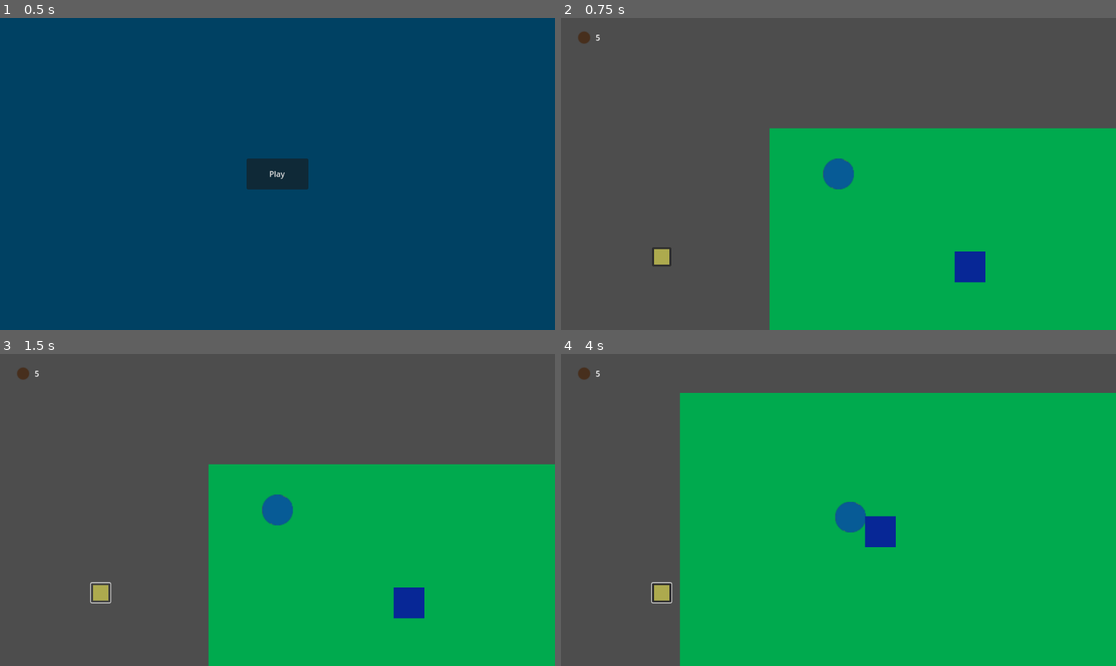
Above: before the commit, frames 1-4 (two rows, left to right).
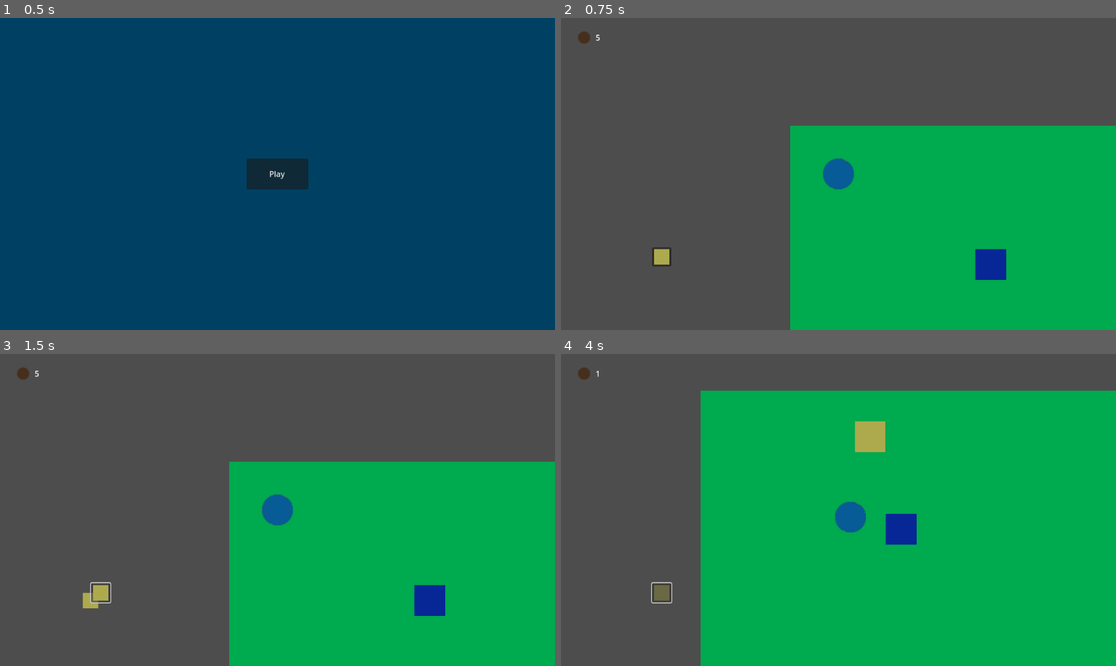
Above: after the commit, the same moments.

Repository: Schmo103/Euclid
Game: Godot game, scene res://menu/menu.tscn
Same seed, same stepped clock (60 frames per second), same inputs: the game is played once before the commit and once after it.
Inputs (mouse positions are in pixels of both pictures, inside the frame that each line leads up to):
- Up to frame 1 (0.5 s): no input
- Up to frame 2 (0.75 s): click "Play" at 0.5 s
- Up to frame 3 (1.5 s): click (99, 594) at 1.25 s
- Up to frame 4 (4 s): tap Enter at 2 s; move the mouse to (960, 494) at 2.02 s; hold D (player_right) 2.03-2.78 s; click (960, 494) at 2.17 s; move the mouse to (727, 525) at 2.77 s; hold S (player_down) 2.78-3.53 s; click (727, 525) at 2.92 s; move the mouse to (894, 441) at 3.52 s; hold D (player_right) from 3.53 s (still down); click (894, 441) at 3.67 s

Frame 1 is identical in both runs. In frame 2, 3.7% of the frame differs, in the area x 37-100%, y 34-100%; in frame 3, 3.9%; in frame 4, 5.3%, in the area x 6-100%, y 5-100%.

Commit message:
Completed build system
Finished the build menu and the build manager

Diff:
--- a/Euclid/art/filler_tileset.tres
+++ b/Euclid/art/filler_tileset.tres
@@ -1,6 +1,7 @@
-[gd_resource type="TileSet" load_steps=3 format=3 uid="uid://dygg4moh6j0tj"]
+[gd_resource type="TileSet" load_steps=5 format=3 uid="uid://dygg4moh6j0tj"]
 
 [ext_resource type="Texture2D" uid="uid://cm6vuj2ilkpwa" path="res://art/filler_art_spritesheet.png" id="1_cxyn6"]
+[ext_resource type="PackedScene" uid="uid://dq3c086d7rslo" path="res://towers/farm_tower/farm_tower.tscn" id="2_prqk0"]
 
 [sub_resource type="TileSetAtlasSource" id="TileSetAtlasSource_n0kkb"]
 texture = ExtResource("1_cxyn6")
@@ -8,6 +9,7 @@
 0:0/0 = 0
 0:0/0/physics_layer_0/linear_velocity = Vector2(0, 0)
 0:0/0/physics_layer_0/angular_velocity = 0.0
+0:0/0/custom_data_0 = "filler"
 1:0/0 = 0
 1:0/0/physics_layer_0/linear_velocity = Vector2(0, 0)
 1:0/0/physics_layer_0/angular_velocity = 0.0
@@ -93,7 +95,14 @@
 13:1/0/physics_layer_0/linear_velocity = Vector2(0, 0)
 13:1/0/physics_layer_0/angular_velocity = 0.0
 
+[sub_resource type="TileSetScenesCollectionSource" id="TileSetScenesCollectionSource_ojnol"]
+resource_name = "towers"
+scenes/0/scene = ExtResource("2_prqk0")
+
 [resource]
 tile_size = Vector2i(32, 32)
 physics_layer_0/collision_layer = 1
+custom_data_layer_0/name = "commodity"
+custom_data_layer_0/type = 4
 sources/0 = SubResource("TileSetAtlasSource_n0kkb")
+sources/1 = SubResource("TileSetScenesCollectionSource_ojnol")
--- a/Euclid/building_system/build_manager.gd
+++ b/Euclid/building_system/build_manager.gd
@@ -5,7 +5,15 @@
 
 var commodity_counts : Dictionary
 
+var building : bool = false
+var tower_to_be_built : TowerStats
+
+
+@export var build_icon : BuildIcon
+
 func _ready() -> void:
+	GameState.build_manager = self
+
 	for c in GameState.commoditys:
 		commodity_counts[c.name] = c.starting_amount
 	update_all_commodity_counts()
@@ -14,19 +22,49 @@
 	building_gui.tower_pressed.connect(_on_tower_pressed)
 
 
-func _on_tower_pressed(tower : TowerStats):
-	if can_pay(tower.price):
-		print("Can pay for " + tower.name)
+func _process(_delta) -> void:
+	if building:
+		var mouse_pos = get_mouse_position()
+		build_icon.position = (mouse_pos - GameState.real_tile_size / 2).snapped(GameState.real_tile_size) + GameState.real_tile_size / 2
+		if can_build():
+			build_icon.set_faded(false)
+			if Input.is_mouse_button_pressed(MOUSE_BUTTON_LEFT):
+				build_tower(tower_to_be_built, mouse_pos)
+				pay_price(tower_to_be_built.price)
+				set_build_mode(false)
+		else:
+			build_icon.set_faded(true)
+		if Input.is_mouse_button_pressed(MOUSE_BUTTON_RIGHT):
+			set_build_mode(false)
 
 
-func build_tower(tower : TowerStats) -> void:
-	pass
+func _on_tower_pressed(tower : TowerStats):
+	tower_to_be_built = tower
+	if can_pay(tower_to_be_built.price):
+		set_build_mode(true)
+		build_icon.texture = tower_to_be_built.icon
+
+
+func set_build_mode(b : bool) -> void:
+		building = b
+		build_icon.visible = b
+
+
+func build_tower(tower : TowerStats, cell_pos : Vector2) -> void:
+	var cp : Vector2i = Vector2i(pos_to_tile(cell_pos))
+	GameState.solid_tile_map.set_cell(0, cp, tower.source_id, Vector2i.ZERO, tower.alternative_tile_id)
+
+
+func pay_price(price : Dictionary) -> void:
+	for commodity in price:
+		add_commodities(commodity, price[commodity] * -1)
+
 
 
 #function to add or subtract commodity amount from commodity count (count can be a negative int)
 func add_commodities(commodity : String, count : int) -> void:
 	if commodity_counts.has(commodity):
-		commodity_counts[commodity] = count
+		commodity_counts[commodity] += count
 		update_all_commodity_counts()
 		update_all_tower_buttons()
 	else:
@@ -55,6 +93,19 @@
 	return true
 
 
+func can_build() -> bool:
+	return build_icon.get_area_overlapping_bodies().size() == 0
+
+
 func update_all_commodity_counts() -> void:
 	for commodity in commodity_counts:
 		building_gui.set_commodity_count(commodity, commodity_counts[commodity])
+
+
+func pos_to_tile(p : Vector2) -> Vector2:
+	return (p - GameState.real_tile_size / 2).snapped(GameState.real_tile_size) / GameState.real_tile_size
+
+
+func get_mouse_position() -> Vector2:
+	var cam = get_viewport().get_camera_2d()
+	return get_viewport().get_mouse_position() + cam.get_screen_center_position() - Vector2(DisplayServer.window_get_size() / 2)
--- /dev/null
+++ b/Euclid/building_system/building_gui/build_icon.gd
@@ -0,0 +1,19 @@
+class_name BuildIcon
+extends Sprite2D
+
+@export var faded_modulate : Color = Color(1.0, 1.0, 1.0)
+@onready var area = $Area2D
+
+func _ready() -> void:
+	$Area2D/CollisionShape2D.shape.size = GameState.real_tile_size - Vector2(1, 1)
+
+
+func get_area_overlapping_bodies() -> Array[Node2D]:
+	return area.get_overlapping_bodies()
+
+
+func set_faded(b : bool) -> void:
+	if b:
+		modulate = faded_modulate
+	else:
+		modulate = Color(1.0, 1.0, 1.0)
--- a/Euclid/game_state/game_state.gd
+++ b/Euclid/game_state/game_state.gd
@@ -1,8 +1,15 @@
+class_name GameStateData
 extends Node
 
 @export var commoditys : Array[Commodity]
 @export var towers : Array[TowerStats]
 
 var building_gui : BuildingGui
+var build_manager : BuildManager
+var flat_tile_map : TileMap
+var solid_tile_map : TileMap
 
-var tile_size := 32
+var tile_size : Vector2 = Vector2(32, 32)
+var tile_scale : Vector2 = Vector2(2, 2)
+
+@onready var real_tile_size = tile_size * tile_scale
--- a/Euclid/player/player.tscn
+++ b/Euclid/player/player.tscn
@@ -7,7 +7,6 @@
 radius = 31.1448
 
 [node name="Player" type="RigidBody2D"]
-position = Vector2(143, 95)
 custom_integrator = true
 max_contacts_reported = 3
 contact_monitor = true
--- a/Euclid/resource_scripts/tower_stats.gd
+++ b/Euclid/resource_scripts/tower_stats.gd
@@ -7,9 +7,9 @@
 
 @export var name : String = ""
 @export var icon : Texture
+@export var price : Dictionary
+@export_enum("UTIL", "DEFENSE") var type : int = types.UTIL
 
-@export var scene : PackedScene
-
-@export var price : Dictionary
-@export var size : Vector2 = Vector2(32, 32)
-@export_enum("UTIL", "DEFENSE") var type : int = types.UTIL
+@export_subgroup("Tile Information")
+@export var source_id : int = -1
+@export var alternative_tile_id : int = -1
--- a/Euclid/resources/tower_resources/farm_tower_stats.tres
+++ b/Euclid/resources/tower_resources/farm_tower_stats.tres
@@ -1,16 +1,15 @@
-[gd_resource type="Resource" script_class="TowerStats" load_steps=4 format=3 uid="uid://dclus14rfvurj"]
+[gd_resource type="Resource" script_class="TowerStats" load_steps=3 format=3 uid="uid://dclus14rfvurj"]
 
 [ext_resource type="Texture2D" uid="uid://d2t34jhxjn023" path="res://art/filler_farm_icon.png" id="1_lo5ek"]
-[ext_resource type="PackedScene" uid="uid://dq3c086d7rslo" path="res://towers/farm_tower.tscn" id="2_gfmai"]
 [ext_resource type="Script" path="res://resource_scripts/tower_stats.gd" id="3_6h2jl"]
 
 [resource]
 script = ExtResource("3_6h2jl")
 name = "farm"
 icon = ExtResource("1_lo5ek")
-scene = ExtResource("2_gfmai")
 price = {
 "filler": 4
 }
-size = Vector2(32, 32)
 type = 0
+source_id = 1
+alternative_tile_id = 0
--- a/Euclid/towers/farm_tower.tscn
+++ /dev/null
@@ -1,3 +0,0 @@
-[gd_scene format=3 uid="uid://dq3c086d7rslo"]
-
-[node name="FarmTower" type="Node2D"]
--- /dev/null
+++ b/Euclid/towers/farm_tower/farm_tower.gd
@@ -0,0 +1,23 @@
+extends Tower
+
+#the commodity type this farm produces
+var commodity_type : String = "filler"
+#the amount this farm produces per cycle
+var production_rate := 1
+
+var cell_pos : Vector2i
+
+
+func _ready() -> void:
+	var cell_size = get_parent().tile_set.tile_size
+	cell_pos = Vector2i(position.x - (cell_size.x / 2), position.y - (cell_size.y / 2)) / cell_size
+	var c = GameState.flat_tile_map.get_cell_tile_data(0, cell_pos)
+	if c != null:
+		var c_type = c.get_custom_data("commodity")
+		if c_type != null and c_type != "":
+			commodity_type = c_type
+
+
+func _on_farm_timer_timeout():
+	if commodity_type != null and commodity_type != "":
+		GameState.build_manager.add_commodities(commodity_type, production_rate)
--- /dev/null
+++ b/Euclid/towers/farm_tower/farm_tower.tscn
@@ -0,0 +1,27 @@
+[gd_scene load_steps=4 format=3 uid="uid://dq3c086d7rslo"]
+
+[ext_resource type="Script" path="res://towers/farm_tower/farm_tower.gd" id="1_05r2u"]
+[ext_resource type="Texture2D" uid="uid://cm6vuj2ilkpwa" path="res://art/filler_art_spritesheet.png" id="2_qk1ss"]
+
+[sub_resource type="RectangleShape2D" id="RectangleShape2D_retlc"]
+size = Vector2(32, 32)
+
+[node name="FarmTower" type="Node2D"]
+script = ExtResource("1_05r2u")
+
+[node name="StaticBody2D" type="StaticBody2D" parent="."]
+
+[node name="CollisionShape2D" type="CollisionShape2D" parent="StaticBody2D"]
+shape = SubResource("RectangleShape2D_retlc")
+
+[node name="Sprite2D" type="Sprite2D" parent="."]
+texture = ExtResource("2_qk1ss")
+hframes = 16
+vframes = 16
+frame = 2
+
+[node name="FarmTimer" type="Timer" parent="."]
+wait_time = 2.0
+autostart = true
+
+[connection signal="timeout" from="FarmTimer" to="." method="_on_farm_timer_timeout"]
--- /dev/null
+++ b/Euclid/towers/tower.gd
@@ -0,0 +1,22 @@
+class_name Tower
+extends Node2D
+
+enum tower_types {UTIL, DEFENSE}
+
+@export_enum("UTIL", "DEFENSE") var type : int = tower_types.UTIL
+
+@export var health := 10:
+	set(h):
+		if h < 0:
+			health = 0
+		else:
+			health = h
+
+
+func take_damage(dmg : int) -> void:
+	health -= dmg
+
+
+#destroy the tower
+func fall() -> void:
+	pass
--- /dev/null
+++ b/Euclid/world/flat_tile_map.gd
@@ -0,0 +1,6 @@
+extends TileMap
+
+
+# Called when the node enters the scene tree for the first time.
+func _ready():
+	GameState.flat_tile_map = self
--- /dev/null
+++ b/Euclid/world/solid_tile_map.gd
@@ -0,0 +1,6 @@
+extends TileMap
+
+
+# Called when the node enters the scene tree for the first time.
+func _ready():
+	GameState.solid_tile_map = self
--- /dev/null
+++ b/Euclid/world/world.gd
@@ -0,0 +1 @@
+extends Node2D
--- a/Euclid/world/world.tscn
+++ b/Euclid/world/world.tscn
@@ -1,31 +1,52 @@
-[gd_scene load_steps=5 format=3 uid="uid://cykj8da6g4hau"]
+[gd_scene load_steps=10 format=3 uid="uid://cykj8da6g4hau"]
 
 [ext_resource type="TileSet" uid="uid://dygg4moh6j0tj" path="res://art/filler_tileset.tres" id="1_eqabd"]
+[ext_resource type="Script" path="res://world/world.gd" id="1_ybw44"]
 [ext_resource type="PackedScene" uid="uid://xuh3cejcnnw" path="res://player/player.tscn" id="2_bcibk"]
+[ext_resource type="Script" path="res://building_system/building_gui/build_icon.gd" id="3_6n720"]
 [ext_resource type="Script" path="res://building_system/build_manager.gd" id="3_ioyl6"]
 [ext_resource type="PackedScene" uid="uid://cqn1djklucwvp" path="res://building_system/building_gui/building_gui.tscn" id="3_wdhqa"]
+[ext_resource type="Script" path="res://world/flat_tile_map.gd" id="5_i3uq7"]
+[ext_resource type="Script" path="res://world/solid_tile_map.gd" id="7_wu3uv"]
+
+[sub_resource type="RectangleShape2D" id="RectangleShape2D_eclf2"]
+size = Vector2(64, 64)
 
 [node name="World" type="Node2D"]
+script = ExtResource("1_ybw44")
+
+[node name="BuildManager" type="Node" parent="." node_paths=PackedStringArray("build_icon")]
+script = ExtResource("3_ioyl6")
+build_icon = NodePath("../BuildIcon")
+
+[node name="GUILayer" type="CanvasLayer" parent="BuildManager"]
+
+[node name="BuildingGUI" parent="BuildManager/GUILayer" instance=ExtResource("3_wdhqa")]
 
 [node name="FlatTileMap" type="TileMap" parent="."]
 scale = Vector2(2, 2)
 tile_set = ExtResource("1_eqabd")
 format = 2
 layer_0/tile_data = PackedInt32Array(0, 0, 0, 65536, 0, 0, 196608, 0, 0, 262144, 0, 0, 327680, 0, 0, 393216, 0, 0, 4587 …(7572 unchanged characters)…
+script = ExtResource("5_i3uq7")
 
 [node name="Mobs" type="Node2D" parent="."]
 
 [node name="Player" parent="Mobs" instance=ExtResource("2_bcibk")]
+position = Vector2(100, 100)
 
 [node name="SolidTileMap" type="TileMap" parent="."]
 scale = Vector2(2, 2)
 tile_set = ExtResource("1_eqabd")
 format = 2
 layer_0/tile_data = PackedInt32Array(262150, 65536, 0)
+script = ExtResource("7_wu3uv")
 
-[node name="BuildManager" type="Node" parent="."]
-script = ExtResource("3_ioyl6")
+[node name="BuildIcon" type="Sprite2D" parent="."]
+script = ExtResource("3_6n720")
+faded_modulate = Color(0.552941, 0.552941, 0.552941, 1)
 
-[node name="GUILayer" type="CanvasLayer" parent="BuildManager"]
+[node name="Area2D" type="Area2D" parent="BuildIcon"]
 
-[node name="BuildingGUI" parent="BuildManager/GUILayer" instance=ExtResource("3_wdhqa")]
+[node name="CollisionShape2D" type="CollisionShape2D" parent="BuildIcon/Area2D"]
+shape = SubResource("RectangleShape2D_eclf2")
